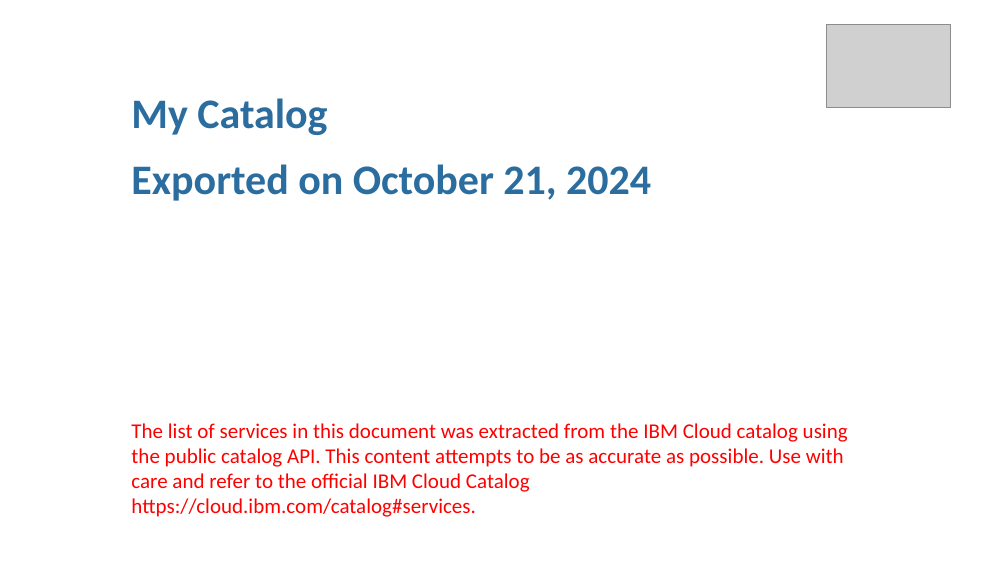
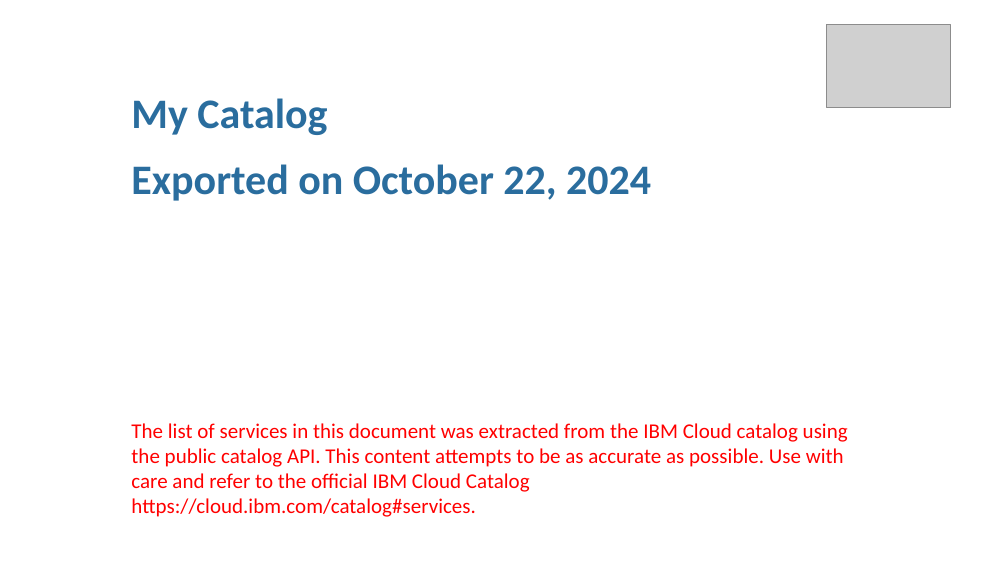
Before and after one commit to l2fprod/mycatalog, a slide deck: slide 1 of docs/generated/mycatalog.pptx. Drawn at 1008x567 pixels with LibreOffice and Linux fonts; fonts in the diff are those of the drawing; grey boxes stand for pictures. Boxes give left, top, right and bottom in pixels: in the first picture for what was removed or moved away, otherwise in the second. Text is boxed around its words. In the diff, an @@ line names an element or a change of style, - is before the commit and + after.

```diff
--- a/docs/generated/mycatalog.pptx
+++ b/docs/generated/mycatalog.pptx
@@ text at (131, 164, 651, 201): text changed @@
-Exported on October 21, 2024
+Exported on October 22, 2024
```
Also in this commit, not shown: 8 other files.
